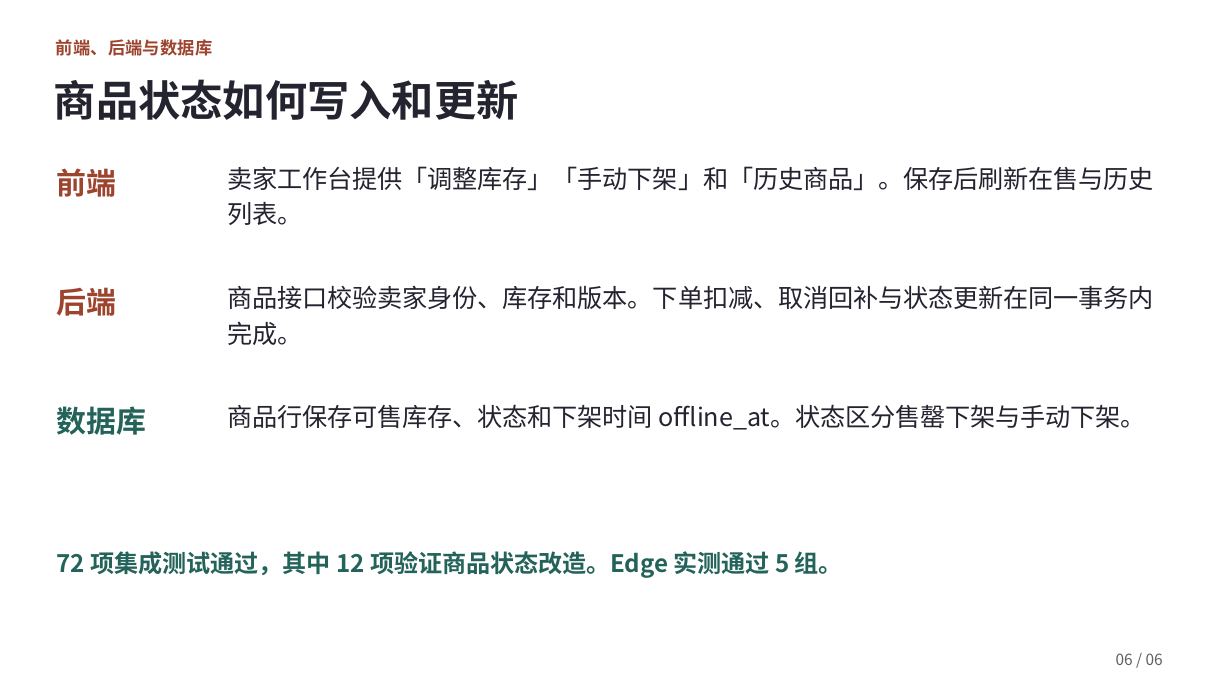
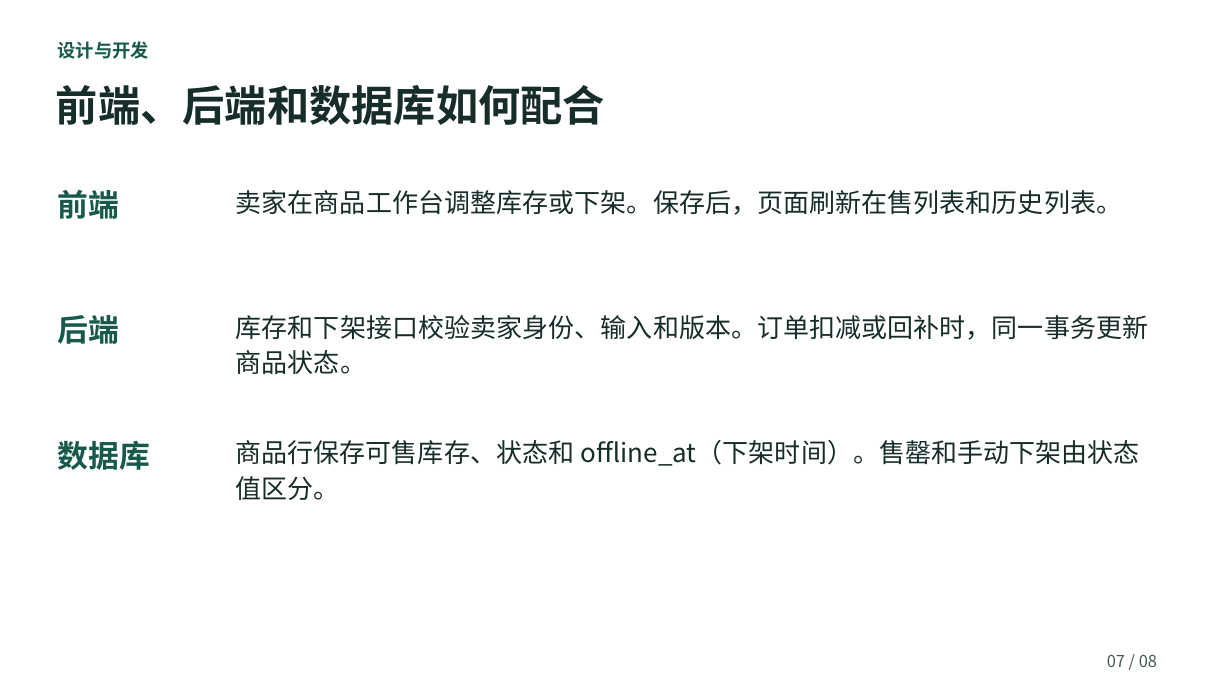
Before and after one commit to hds556/se-course-project, a slide deck: slide 27 of 成果物/第二组第四次阶段性评审报告.pptx. Drawn at 1232x693 pixels with LibreOffice and Linux fonts; fonts in the diff are those of the drawing. Boxes give left, top, right and bottom in pixels: in the first picture for what was removed or moved away, otherwise in the second. Text is boxed around its words. In the diff, an @@ line names an element or a change of style, - is before the commit and + after.

Commit message:
成果物: 更新第四次阶段性评审报告并补充汇报PPT副本

```diff
--- a/成果物/第二组第四次阶段性评审报告.pptx
+++ b/成果物/第二组第四次阶段性评审报告.pptx
@@ text added at [58, 41, 149, 59], 10.7 pt, text #175A4C, bold @@
+设计与开发
@@ text removed at [54, 79, 519, 120] @@
-商品状态如何写入和更新
@@ text at [56, 85, 605, 125]: text changed; size 10.1 to 24.8 pt; text colour #9C442E to #172D2A @@
-前端、后端与数据库
+前端、后端和数据库如何配合
@@ text "前端": place and size @@
-text "前端" at [57, 168, 117, 197]
+text "前端" at [58, 190, 120, 219]
@@ text "前端" at [58, 190, 120, 219]: size 17.4 to 18 pt, text colour #9C442E to #175A4C; line spacing 1.18 to 1.14 @@
@@ text at [236, 190, 1122, 215]: text changed; size 14.6 to 15.2 pt; text colour #242330 to #172D2A @@
-卖家工作台提供「调整库存」「手动下架」和「历史商品」。保存后刷新在售与历史列表。
+卖家在商品工作台调整库存或下架。保存后，页面刷新在售列表和历史列表。
@@ text "后端" at [58, 315, 120, 344]: size 17.4 to 18 pt, text colour #9C442E to #175A4C; line spacing 1.18 to 1.14 @@
@@ text "后端": place and size @@
-text "后端" at [57, 287, 117, 316]
+text "后端" at [58, 315, 120, 344]
@@ text at [236, 315, 1149, 374]: text changed; size 14.6 to 15.2 pt; text colour #242330 to #172D2A @@
-商品接口校验卖家身份、库存和版本。下单扣减、取消回补与状态更新在同一事务内完成。
+库存和下架接口校验卖家身份、输入和版本。订单扣减或回补时，同一事务更新商品状态。
@@ text "数据库": place and size @@
-text "数据库" at [57, 406, 147, 435]
+text "数据库" at [58, 440, 150, 470]
@@ text "数据库" at [58, 440, 150, 470]: size 17.4 to 18 pt, text colour #23635A to #175A4C; line spacing 1.18 to 1.14 @@
@@ text at [236, 440, 1140, 500]: text changed; size 14.6 to 15.2 pt; text colour #242330 to #172D2A @@
-商品行保存可售库存、状态和下架时间 offline_at。状态区分售罄下架与手动下架。
+商品行保存可售库存、状态和 offline_at（下架时间）。售罄和手动下架由状态值区分。
@@ text removed at [57, 551, 843, 578] @@
-72 项集成测试通过，其中 12 项验证商品状态改造。Edge 实测通过 5 组。
@@ text added at [1107, 655, 1157, 667], 9.6 pt, text #455D58 @@
+07 / 08
@@ text removed at [1116, 653, 1163, 665] @@
-06 / 06
```
Also in this commit, not shown: 5 other slides changed, 11 slides added, 5 slides removed, 1 other file.
